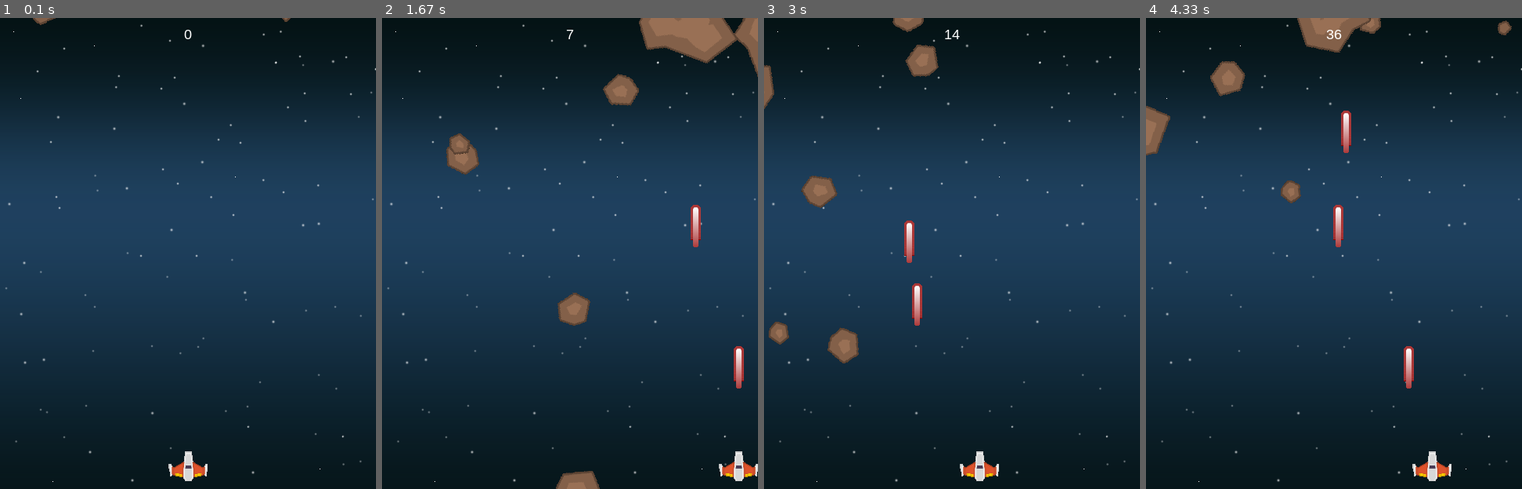
Above: before the commit, frames 1-4 (left to right).
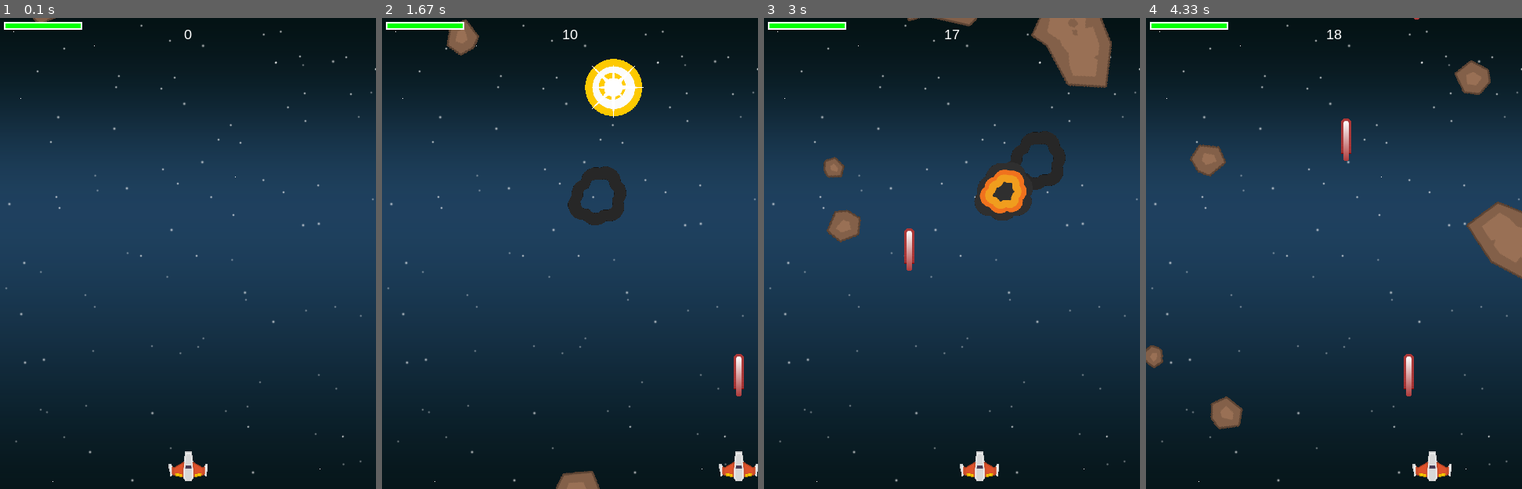
Above: after the commit, the same moments.

Repository: michkowalczuk/pykosz-space-shooter
Game: pygame game, started from space_shooter.py
Two runs of this game, one before a commit and one after it. Both use one fixed random seed, a clock stepped at 60 frames per second and the inputs below.
Inputs:
- Up to frame 1 (0.1 s): no input
- Up to frame 2 (1.67 s): tap Space at 0.33, 0.73, 1.03, 1.23, 1.53 s; hold Right 0.67-1.13 s; hold Right 1.17-1.63 s
- Up to frame 3 (3 s): hold Left 1.67-2.2 s; tap Space at 1.73, 2.03, 2.3, 2.6, 2.73 s; hold Left 2.23-2.63 s; hold Right from 2.67 s (still down)
- Up to frame 4 (4.33 s): tap Space at 3.03, 3.4, 3.7, 3.9, 4.2 s; release Right at 3.3 s; hold Left 3.33-3.8 s; hold Right 3.83-4.3 s

The runs differ from the first frame. In frame 1, 0.4% of the frame differs, in the area x 1-78%, y 0-3%; in frame 2, 6.9%; in frame 3, 8.0%, in the area x 0-93%, y 0-74%; in frame 4, 6.4%.

Commit message:
PyKosz #15 - Space Shooter

Diff:
--- a/space_shooter.py
+++ b/space_shooter.py
@@ -22,6 +22,30 @@
 WIDTH = 480
 HEIGHT = 600
 FPS = 60
+
+BAR_LENGTH = 100
+BAR_HEIGHT = 10
+
+
+def create_add_mob():
+    mob = Mob()
+    mobs.add(mob)
+    all_sprites.add(mob)
+
+
+def draw_shield_bar(surf, x, y, shield):
+    if shield < 0:
+        shield = 0
+    fill = (shield / 100) * BAR_LENGTH
+    outline_rect = pygame.Rect(x, y, BAR_LENGTH, BAR_HEIGHT)
+    fill_rect = pygame.Rect(x, y, fill, BAR_HEIGHT)
+    fill_color = Color('green')
+    if 25 <= shield < 40:
+        fill_color = Color('orange')
+    elif shield < 25:
+        fill_color = Color('red')
+    pygame.draw.rect(surf, fill_color, fill_rect)
+    pygame.draw.rect(surf, Color('white'), outline_rect, 2)
 
 
 class Player(pygame.sprite.Sprite):
@@ -38,6 +62,13 @@
         self.radius = 21  # radius required for circle collision
         # pygame.draw.circle(self.image, Color('red'), self.rect.center, self.radius, 1)
 
+        self.shield = 100
+
+        # shoot stuff
+        self.shoot_delay = 250
+        self.last_shoot = pygame.time.get_ticks()
+
+
     def update(self):
         self.speed_x = 0
         # get pressed key
@@ -47,6 +78,9 @@
         elif keystate[pygame.K_RIGHT]:
             self.speed_x = 5
 
+        if keystate[pygame.K_SPACE]:
+            self.shoot()
+
         # update player's position
         self.rect.x += self.speed_x
 
@@ -60,10 +94,13 @@
         """
         Create new bullet and play shoot sound
         """
-        bullet = Bullet(self.rect.centerx, self.rect.top)
-        all_sprites.add(bullet)
-        bullets.add(bullet)
-        shoot_sound.play()
+        now = pygame.time.get_ticks()
+        if now - self.last_shoot > self.shoot_delay:
+            self.last_shoot = now
+            bullet = Bullet(self.rect.centerx, self.rect.top)
+            all_sprites.add(bullet)
+            bullets.add(bullet)
+            shoot_sound.play()
 
 
 class Mob(pygame.sprite.Sprite):
@@ -137,11 +174,40 @@
             self.kill()
 
 
+class Explosion(pygame.sprite.Sprite):
+    def __init__(self, center, size):
+        pygame.sprite.Sprite.__init__(self)
+        self.size = size
+        self.image = explosion_anim[self.size][0]
+        self.rect = self.image.get_rect()
+        self.rect.center = center
+
+        # animation stuff
+        self.frame = 0
+        self.last_update = pygame.time.get_ticks()
+        self.frame_rate = 50
+
+    def update(self):
+        now = pygame.time.get_ticks()
+        if now - self.last_update > self.frame_rate:
+            self.last_update = now
+            self.frame += 1
+            if self.frame == len(explosion_anim[self.size]):
+                self.kill()
+            else:
+                center = self.rect.center
+                self.image = explosion_anim[self.size][self.frame]
+                self.rect = self.image.get_rect()
+                self.rect.center = center
+
+
 # INITIALIZE PYGAME AND CREATE WINDOW
+pygame.mixer.pre_init(22050, -16, 2, 512)
 pygame.init()
 pygame.mixer.init()
+
 screen = pygame.display.set_mode((WIDTH, HEIGHT))
-pygame.display.set_caption("Pygame Template")
+pygame.display.set_caption("Space Shooter")
 clock = pygame.time.Clock()
 
 # Score stuff
@@ -170,6 +236,20 @@
 for img in meteor_list:
     meteor_imgs.append(pygame.image.load(path.join(img_dir, img)).convert())
 
+explosion_anim = {}
+explosion_anim['large'] = []
+explosion_anim['small'] = []
+
+for i in range(9):
+    file_name = 'regularExplosion0{}.png'.format(i)
+    img = pygame.image.load(path.join(img_dir, file_name)).convert()
+    img.set_colorkey(Color('black'))
+    img_large = pygame.transform.scale(img, (75, 75))
+    explosion_anim['large'].append(img_large)
+    img_small = pygame.transform.scale(img, (32, 32))
+    explosion_anim['small'].append(img_small)
+
+
 # load sounds
 shoot_sound = pygame.mixer.Sound(path.join(snd_dir, 'pew.wav'))
 explosion_sounds = []
@@ -184,15 +264,14 @@
 all_sprites.add(player)
 
 mobs = pygame.sprite.Group()
-for i in range(8):
-    mob = Mob()
-    mobs.add(mob)
-    all_sprites.add(mob)
+for i in range(5):
+    create_add_mob()
 
 bullets = pygame.sprite.Group()
 
 # GAME LOOP
 score = 0
+# explosion = pygame.sprite.Sprite()
 pygame.mixer.music.play(loops=-1)
 running = True
 while running:
@@ -204,9 +283,9 @@
         # check for closing window
         if event.type == pygame.QUIT:
             running = False
-        elif event.type == pygame.KEYDOWN:
-            if event.key == pygame.K_SPACE:
-                player.shoot()
+        # elif event.type == pygame.KEYDOWN:
+        #     if event.key == pygame.K_SPACE:
+        #         player.shoot()
 
     # UPDATE
     all_sprites.update()
@@ -220,22 +299,35 @@
         # increase the score
         score += int(1 / hit.radius * 100)
 
+        explosion = Explosion(hit.rect.center, 'large')
+        all_sprites.add(explosion)
+
         # create a new mob
-        mob = Mob()
-        mobs.add(mob)
-        all_sprites.add(mob)
+        create_add_mob()
+        # mob = Mob()
+        # mobs.add(mob)
+        # all_sprites.add(mob)
 
     # check to see if a mob hit the player
-    player_mob_hits = pygame.sprite.spritecollide(player, mobs, False, pygame.sprite.collide_circle)
-    if player_mob_hits:
-        running = False
+    player_mob_hits = pygame.sprite.spritecollide(player, mobs, True, pygame.sprite.collide_circle)
+    for hit in player_mob_hits:
+        hit_energy = hit.radius / player.rect.width * 100 / 1.2
+        # print(hit_energy)
+        player.shield -= hit_energy
+
+        explosion = Explosion(hit.rect.center, 'small')
+        all_sprites.add(explosion)
+        create_add_mob()
+
+        if player.shield <= 0:
+            running = False
 
     # DRAW / RENDER
     screen.blit(background_img, background_rect)
     all_sprites.draw(screen)
 
     draw_text(screen, str(score), 18, WIDTH / 2, 10)
-
+    draw_shield_bar(screen, 5, 5, player.shield)
     # *after* drawing everything, flip the display
     pygame.display.flip()
 
